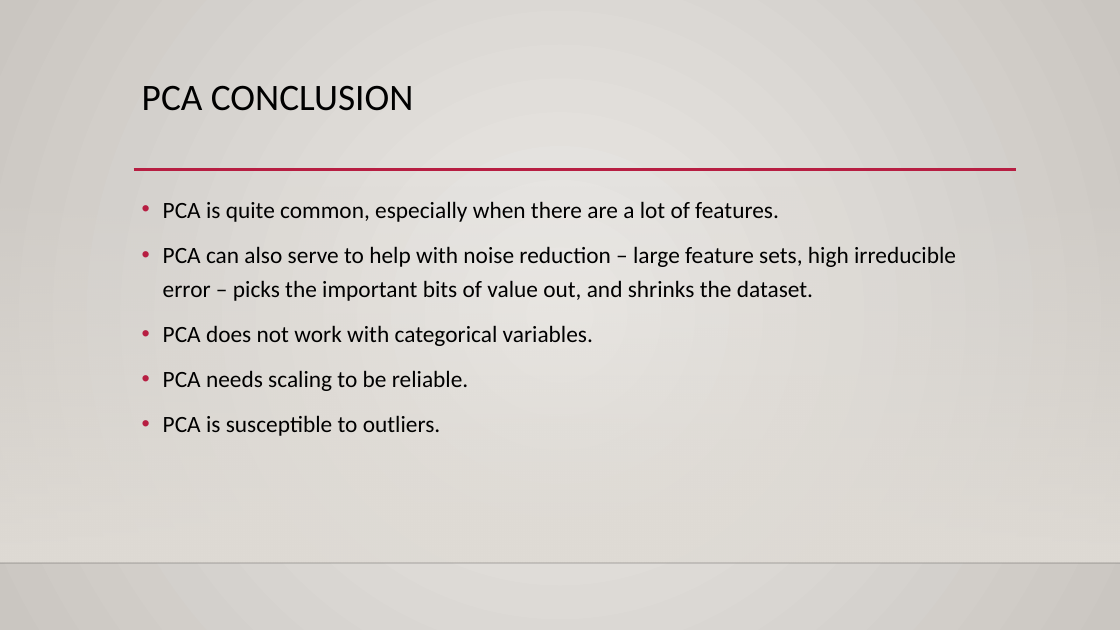
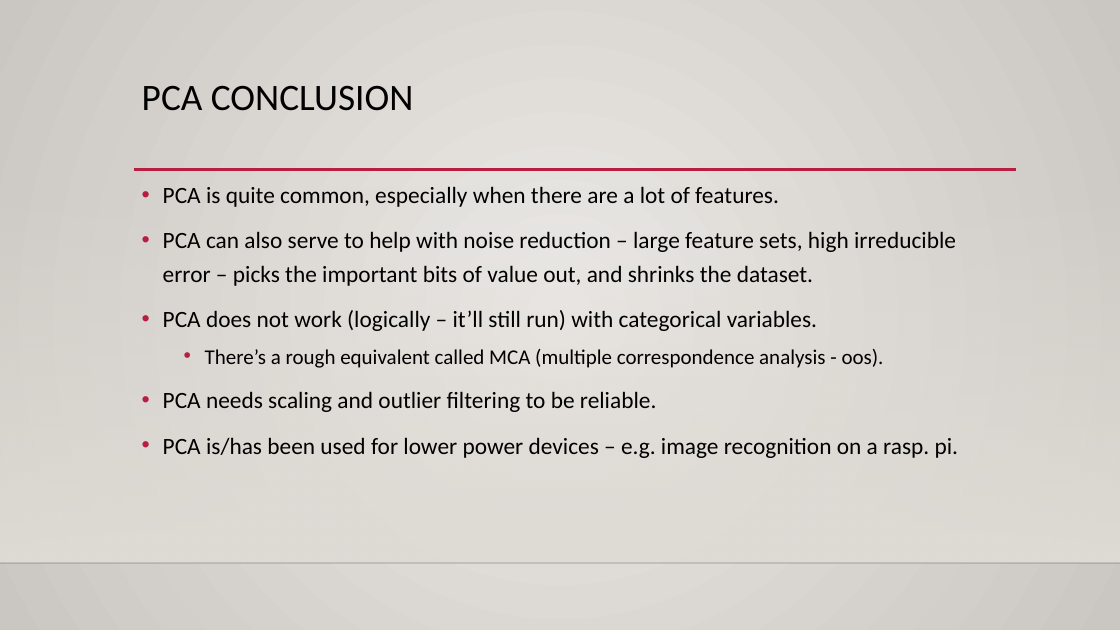
Before and after one commit to AkeemSemperDataScience/Intro_to_Machine_Learning_Students, a slide deck: slide 26 of reference_content/Slides/PCA.pptx (slide 25 before the commit). Drawn at 1120x630 pixels with LibreOffice and Linux fonts; fonts in the diff are those of the drawing; background and template pictures are left out. Boxes give left, top, right and bottom in pixels: in the first picture for what was removed or moved away, otherwise in the second. Text is boxed around its words. In the diff, an @@ line names an element or a change of style, - is before the commit and + after.

```diff
--- a/reference_content/Slides/PCA.pptx
+++ b/reference_content/Slides/PCA.pptx
@@ text "PCA is quite common, especially ...": place and size @@
-text "PCA is quite common, especially ..." at box(163, 201, 956, 436)
+text "PCA is quite common, especially ..." at box(163, 186, 959, 458)
@@ text at box(163, 310, 959, 458): text changed @@
-• PCA does not work with categorical variables.
-• PCA needs scaling to be reliable.
-• PCA is susceptible to outliers.
+• PCA does not work (logically – it’ll still run) with categorical variables.
+  • There’s a rough equivalent called MCA (multiple correspondence analysis - oos).
+• PCA needs scaling and outlier filtering to be reliable.
+• PCA is/has been used for lower power devices – e.g. image recognition on a rasp. pi.
```
Also in this commit, not shown: 1 slide added.
